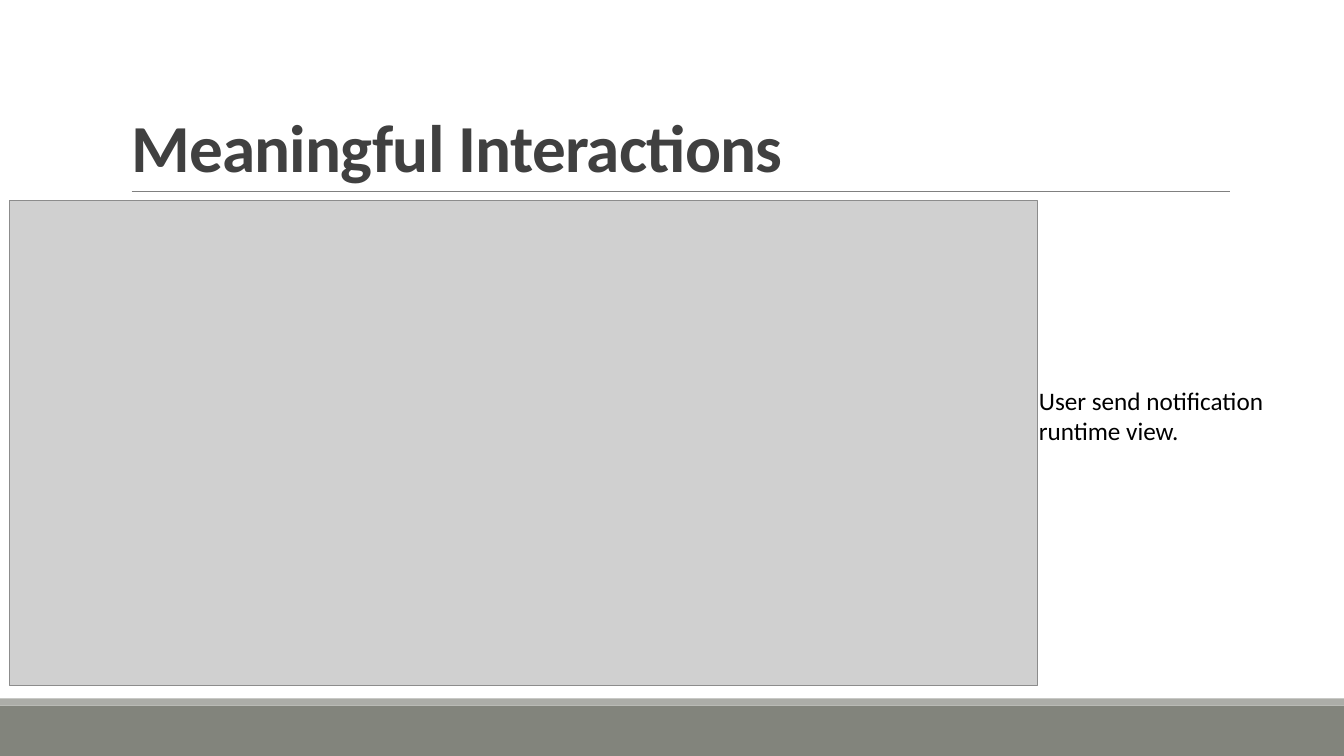
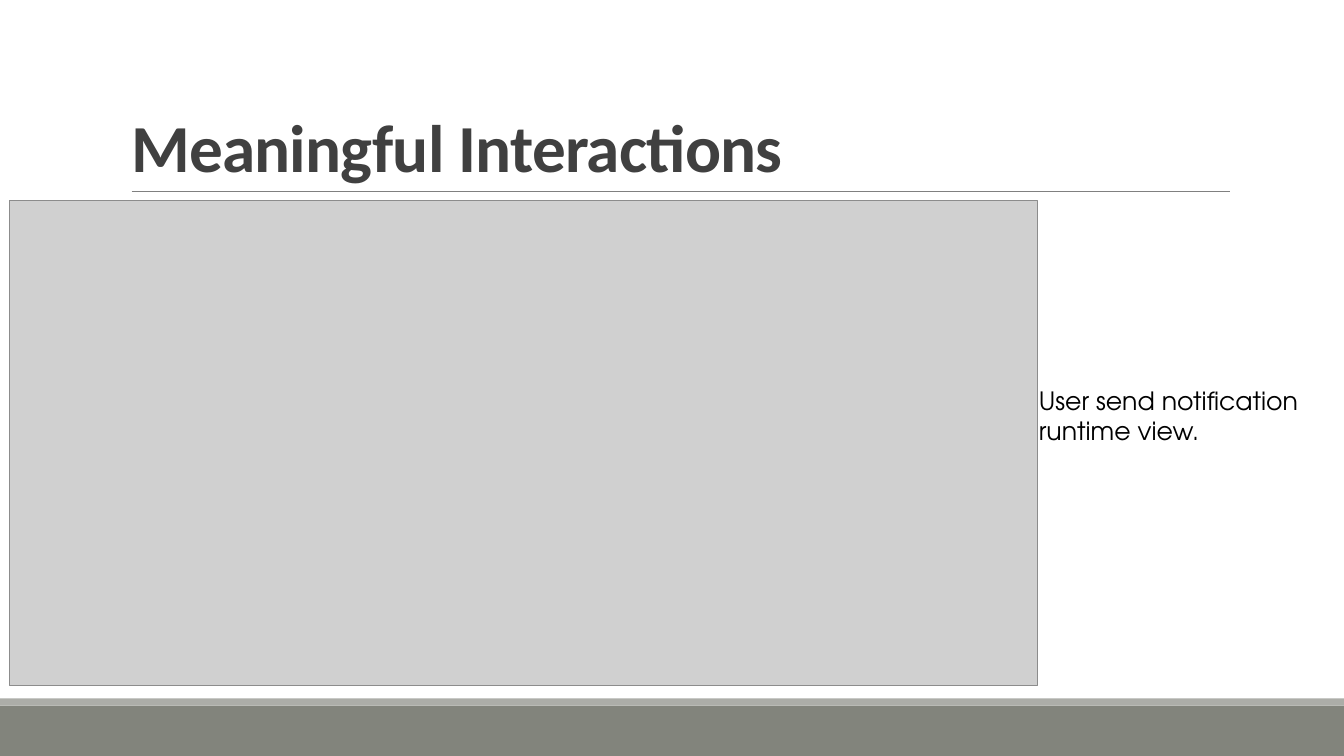
Before and after one commit to valearm/SafeStreets-Project-SE2, a slide deck: slide 13 of SafeStreet_MP_Presentation.pptx. Drawn at 1344x756 pixels with LibreOffice and Linux fonts; fonts in the diff are those of the drawing; grey boxes stand for pictures. Boxes give left, top, right and bottom in pixels: in the first picture for what was removed or moved away, otherwise in the second. Text is boxed around its words. In the diff, an @@ line names an element or a change of style, - is before the commit and + after.

```diff
--- a/SafeStreet_MP_Presentation.pptx
+++ b/SafeStreet_MP_Presentation.pptx
@@ text "User send notification" at (1039, 391, 1298, 441): font Calibri to TeX Gyre Adventor @@
```
Also in this commit, not shown: 4 other slides changed.
